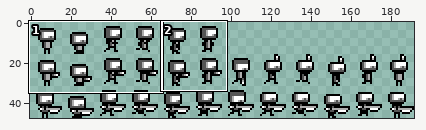
Two states of a sprite sheet, project/assets/sprites/char/player/char.png. The first picture is a wide view before the edit; the outline marks the close-up.
Close-up. Earlier state:
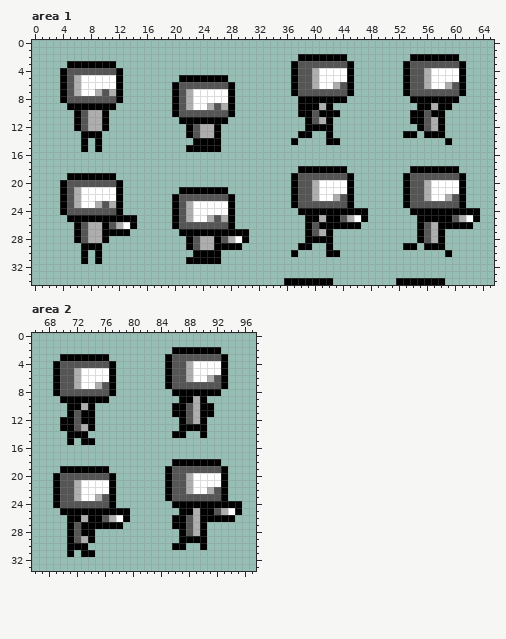
The file is 192x48 pixels. Shown: area 1: x 0..65, y 0..34; area 2: x 66..97, y 0..33. The commit also changed other parts of the picture, which this record leaves out.
After:
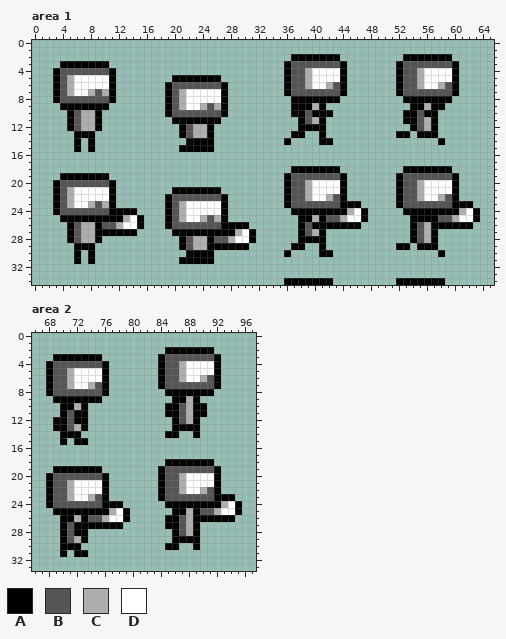
Palette (. is transparent): A #000000  B #555555  C #aeaeae  D #ffffff
Diff:
Changed rows in their new state; - is an unchanged pixel.
Area 1:
first column x 3:
 2 ----------------------------------A------.--------A------.--
 3 -A------.------------------------AB------A.------AB------A.-
 4 AB------A.-----------------------AB-CD---A.------AB-CD---A.-
 5 ABCD----A.-------A------.--------AB-CD---A.------AB-CD---A.-
 6 ABCD----A.------AB------A.-------AB-CD-CBA.------AB-CD-CBA.-
 7 ABCD-CBCA.------ABCD----A.-------AB------A.------AB------A.-
 8 AB------A.------ABCD----A.--------A------.--------A------.--
 9 -A------.-------ABCD-CBCA.--------A--CA.-----------A-CA-.---
10 --ABC-A.--------AB------A.--------A-BA--.---------A-BA-.----
11 --ABC-A.---------A------.----------ABCA.----------A-BCA.----
12 --ABC-A.----------ABC-A.-----------A---.-----------ABCA.----
13 ---A--.-----------ABC-A.----------A-.-A.---------A-.A--.----
14 ---A.A.------------A---.---------A.---A-.--------------A.---
15 ---A.A.-----------A----.------------------------------------
18 ----------------------------------A------.--------A------.--
19 -A------.------------------------AB------A.------AB------A.-
20 AB------A.-----------------------AB-CD---A.------AB-CD---A.-
21 ABCD----A.-------A------.--------AB-CD---A.------AB-CD---A.-
22 ABCD----A.------AB------A.-------AB-CD-CBA.------AB-CD-CBA.-
23 ABCD-CBCA.------ABCD----A.-------AB------A-A-----AB------A-A
24 AB------A-AA----ABCD----A.--------A-------CD------A-------CD
25 -A--------CDA---ABCD-CBCA.---------A-CABBCD--------A---BBCD-
26 --ABC-AB---DA---AB------A-AA-------ABA-------------ABCA-----
27 --ABC-A----A-----A--------CDA------ABCA.-----------ABCA.----
28 --ABC-A.----------ABC-AB---DA------A---.-----------ABCA.----
29 ---A--.-----------ABC-A----A------A-.-A.---------A-.A--.----
30 ---A.A.------------A---.---------A.---A-.--------------A.---
31 ---A.A.-----------A----.------------------------------------
Area 2:
first column x 68:
 2 -----------------A------.--
 3 -A------.-------AB------A.-
 4 AB------A.------AB-CD---A.-
 5 AB-CD---A.------AB-CD---A.-
 6 AB-CD---A.------AB-CD-CBA.-
 7 AB-CD-CBA.------AB------A.-
 8 AB------A.-------A------.--
 9 -A------.---------A-CA.----
10 --A-CA.----------A-BCA-.---
11 --ABA-.----------A-BCA-.---
12 -A-BA-.-----------ABCA.----
13 -A-BCA.-----------A---.----
14 --A--.-----------A-.-A.----
15 --A.A-.--------------------
18 -----------------A------.--
19 -A------.-------AB------A.-
20 AB------A.------AB-CD---A.-
21 AB-CD---A.------AB-CD---A.-
22 AB-CD---A.------AB-CD-CBA.-
23 AB-CD-CBA.------AB------A-A
24 AB------A-A------A-------CD
25 -A-------CD-------A-CABBCD-
26 --A-CABBCD-------A-BCA-----
27 --ABA------------A-BCA.----
28 --ABA-.-----------ABCA.----
29 --ABCA.-----------A---.----
30 --A--.-----------A-.-A.----
31 --A.A-.--------------------
Where, in picture pixels (left, top, right, bottom), the same in both close-ups:
changed: (284, 54, 354, 145)
changed: (396, 54, 466, 145)
changed: (53, 61, 256, 264)
changed: (284, 166, 361, 257)
changed: (396, 166, 473, 257)
changed: (158, 347, 228, 438)
changed: (46, 354, 123, 557)
changed: (158, 459, 235, 550)
